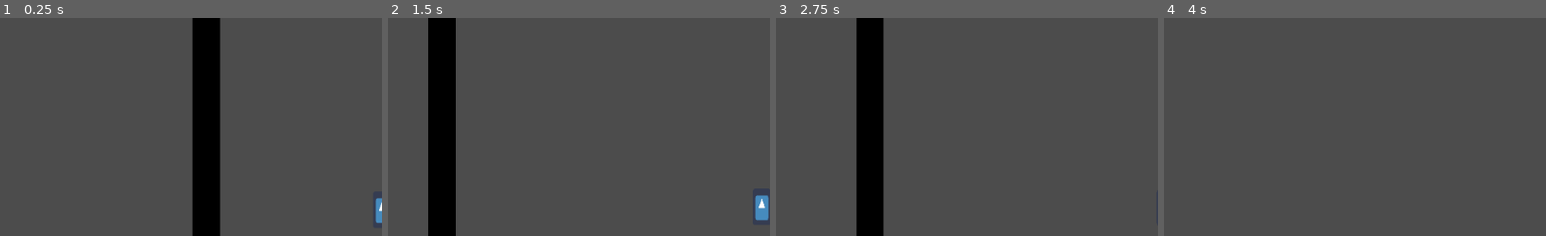
Above: before the commit, frames 1-4 (left to right).
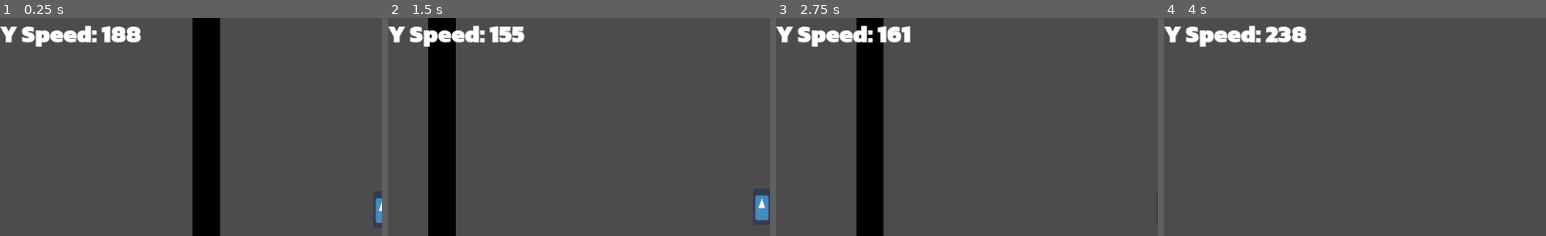
Above: after the commit, the same moments.

Repository: Project-Movement/Project-Movement
Game: Godot game, scene res://Scenes/PlayerTest.tscn
The game is run twice, just before and just after one commit, with the same random seed, the same clock (stepped at 60 frames per second) and the same inputs. The engine's default icon, where the game draws it, is replaced by a stand-in: a white triangle on a blue panel in a dark square.
Inputs (mouse positions are % of the whole screen's width and height, from its top left):
- Up to frame 1 (0.25 s): no input
- Up to frame 2 (1.5 s): move the mouse to (72, 46) at 0.52 s; hold D (right) from 0.53 s (still down); tap Shift (dash) at 0.6, 1.35 s; tap Space (jump) at 0.77 s; move the mouse to (30, 56) at 1.27 s
- Up to frame 3 (2.75 s): tap Space (jump) at 1.52 s; move the mouse to (60, 29) at 2.02 s; release D (right) at 2.03 s; hold A (left) from 2.03 s (still down); tap Shift (dash) at 2.1 s
- Up to frame 4 (4 s): move the mouse to (45, 71) at 2.77 s; release A (left) at 2.78 s; hold D (right) from 2.78 s (still down); tap Shift (dash) at 2.85, 3.6 s; tap Space (jump) at 3.02, 3.77 s; move the mouse to (80, 66) at 3.52 s
The pictures show only the part of the screen within x 0-50%, y 9-59%; the shares and areas given below are measured in that part.

The runs differ from the first frame. In frame 1, 1.9% of the frame differs, in the area x 0-37%, y 3-14%; in frame 2, 1.9%; in frame 3, 1.8%; in frame 4, 1.9%, in the area x 0-38%, y 3-14%.

Commit message:
add y speed indicator to hud

Diff:
--- a/Scenes/HUD.tscn
+++ b/Scenes/HUD.tscn
@@ -8,8 +8,15 @@
 
 [node name="HUD" type="CanvasLayer"]
 
-[node name="SpeedLabel" type="Label" parent="."]
+[node name="XSpeedLabel" type="Label" parent="."]
 margin_right = 40.0
 margin_bottom = 14.0
 custom_fonts/font = SubResource( 1 )
 text = "Speed: 0"
+
+[node name="YSpeedLabel" type="Label" parent="."]
+margin_top = 48.0
+margin_right = 129.0
+margin_bottom = 97.0
+custom_fonts/font = SubResource( 1 )
+text = "Speed: 0"
--- a/Scripts/HUD.gd
+++ b/Scripts/HUD.gd
@@ -1,9 +1,11 @@
 extends CanvasLayer
 
+onready var xlabel = $XSpeedLabel
+onready var ylabel = $YSpeedLabel
 
 # Called every frame. 'delta' is the elapsed time since the previous frame.
-func _process(delta):
+func _process(_delta):
 	var vel = get_parent().get_node("PlayerBody").velocity
-	var label = $SpeedLabel
 
-	label.text = "X Speed: %.f" % abs(vel.x)
+	xlabel.text = "X Speed: %.f" % abs(vel.x)
+	ylabel.text = "Y Speed: %.f" % abs(vel.y)
